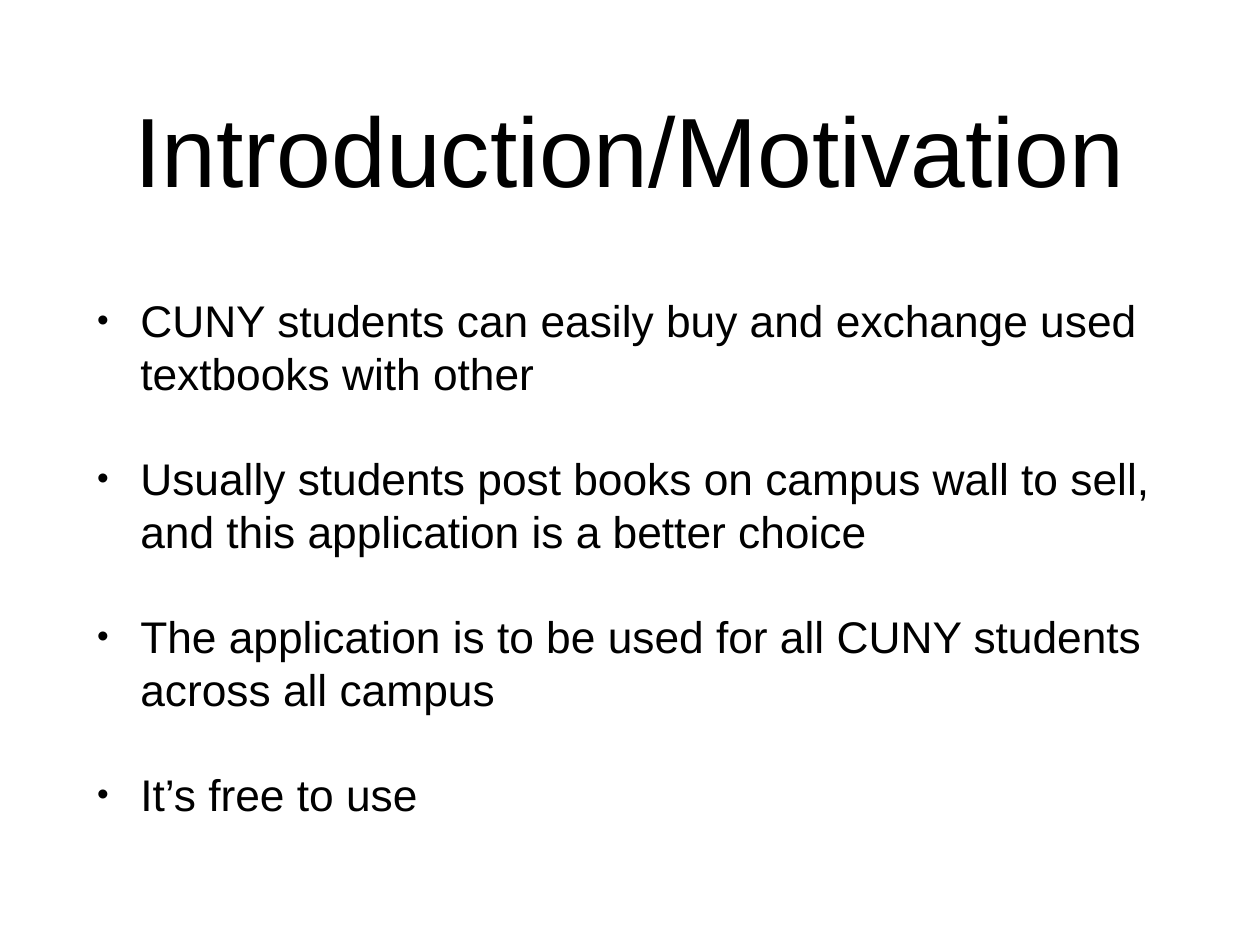
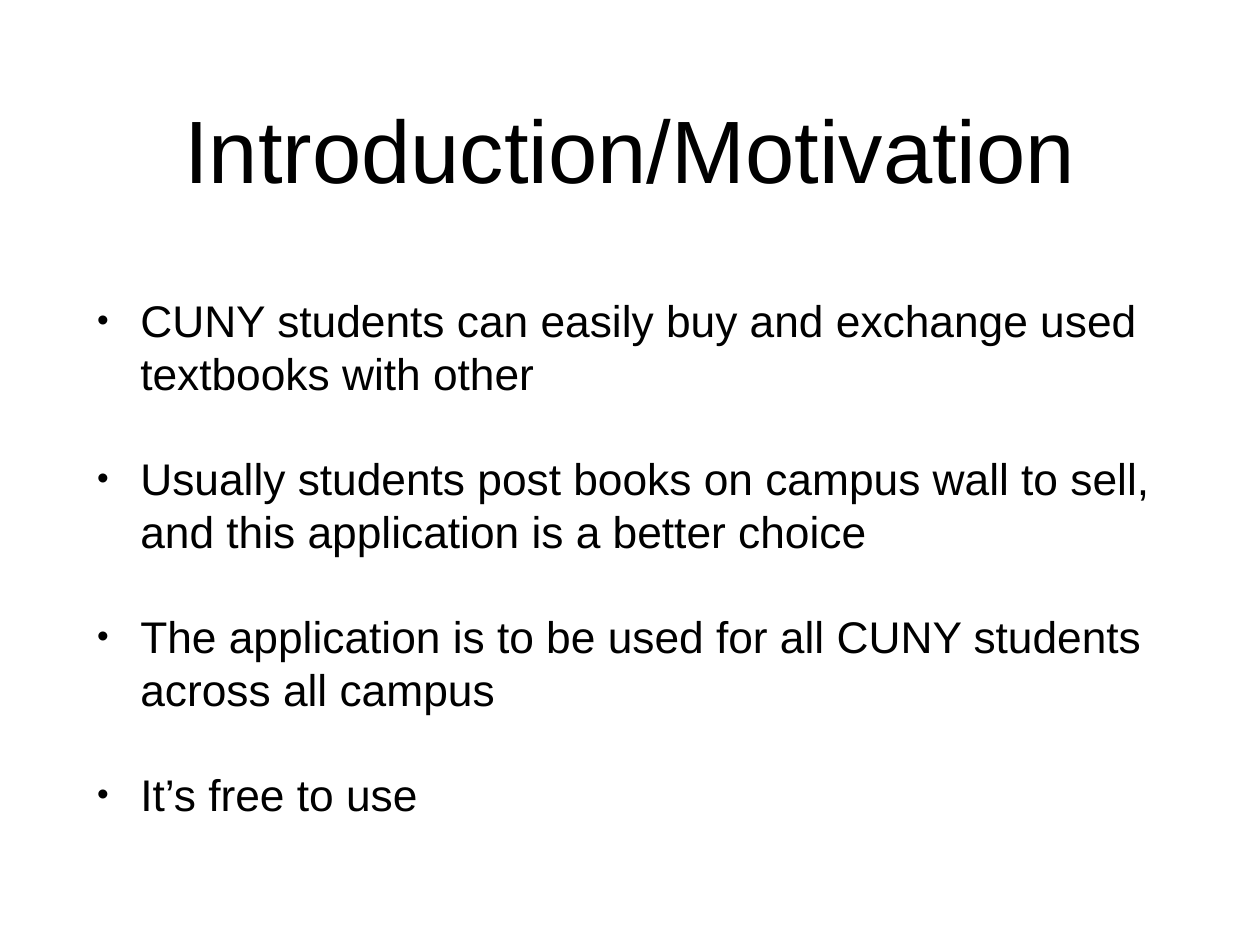
Before and after one commit to Asefaw/cuny-books, a slide deck: slide 2 of docs/Final-Presentaion.pptx. Drawn at 1260x945 pixels with LibreOffice and Linux fonts; fonts in the diff are those of the drawing. Boxes give left, top, right and bottom in pixels: in the first picture for what was removed or moved away, otherwise in the second. Text is boxed around its words. In the diff, an @@ line names an element or a change of style, - is before the commit and + after.

```diff
--- a/docs/Final-Presentaion.pptx
+++ b/docs/Final-Presentaion.pptx
@@ title "Introduction/Motivation" at bbox=[184, 118, 1075, 184]: size 80 to 72 pt @@
```
Also in this commit, not shown: 4 other slides changed, 1 slide removed.
